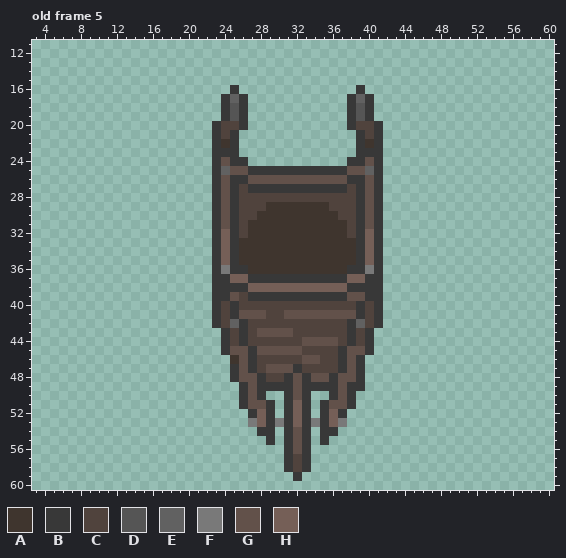
File history of a pixel-art file, Assets/Graphics/WorldObjects/WheelBarrow.aseprite. The first picture shows the starting point.
64x64 pixels, 7 frames. Shown: old frame 5: x 3..60, y 11..60. The commit also changed other frames, which this record leaves out.
Palette (. is transparent): A #3f352e  B #383838  C #50433d  D #555555  E #616161  F #797979  G #62514a  H #755f57
Pixels before, old frame 5 (only the part around the change), first column x 20:
37 ...BBHHBBBBBBBBBBBHHBB...
38 ...BBBBHHHHHHHHHHHBBBB...
39 ...BBGCBBBBBBBBBBBGGBB...
40 ...BCBCCCCCCCCCCCCCBCB...
41 ...BCBGGGCCGGGGGGGGBCB...
42 ...BCEBCCCCCCCCCCCBECB...
43 ....BCBCGGGGCCCCCCBCB....
44 ....BCBCCCCCCGGGGCBCB....
45 ....BGGBGGGGGCCCCBGGB....
46 .....AGBCCCCCGGCCBGB.....
47 .....BGBCGGGBCCCCBGB.....
48 .....BGGBCCBGBGGBGGB.....
49 ......BGBBBBGBBBBGBB.....
50 ......BGB..BGB..BGB......
51 ......BGGB.BHB.BGGB......
52 .......BHB.BHB.BHB.......
53 .......FHBFBHBFBHF.......
54 ........BB.BGB.BB........
55 .........B.BGB.B.........
56 ...........BGB...........
57 ...........BCB...........
58 ...........BCB...........
59 ............B............
60 .........................
After:
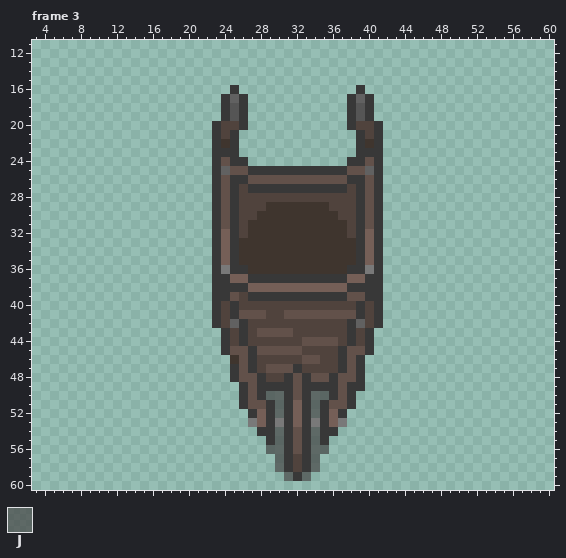
Colours new in this view: J #464646b4
A new or re-ordered frame is compared with the old frame closest to it.
The exact change:
layer "Shadow" added
frames re-ordered
Changed rows in their new state; - is an unchanged pixel.
Frame 3 against old frame 5, layer "Shadow":
first column x 29:
50 JJ---JJ
51 -J---J-
52 -J---J-
54 -J---J-
55 -J---J-
56 JJ---JJ
57 -J---J-
58 -J---J-
59 --J-J--
Changed places in both pictures, as pixel boxes (x1, y1, x2, y2):
added: (266, 391, 329, 481)
